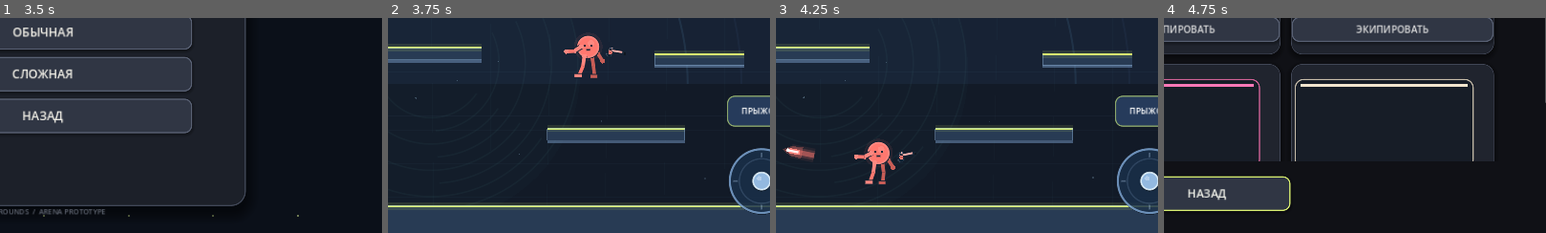
Above: before the commit, frames 1-4 (left to right).
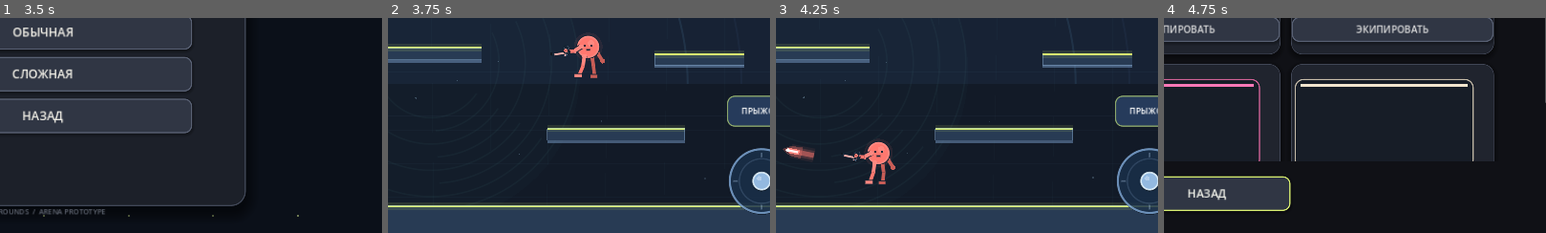
Above: after the commit, the same moments.

Repository: loslam-del/Kiwi-rounds
Game: Godot game, scene res://scenes/main.tscn
Two runs of this game, one before a commit and one after it. Both use one fixed random seed, a clock stepped at 60 frames per second and the inputs below.
Inputs:
- Up to frame 1 (3.5 s): click "ИГРАТЬ" at 0.5 s; click "ОНЛАЙН — ПОЗЖЕ" at 1.25 s; click "НАЗАД" at 2 s; click "ПРОТИВ БОТОВ" at 2.75 s
- Up to frame 2 (3.75 s): click "ЛЁГКАЯ" at 3.5 s
- Up to frame 3 (4.25 s): no input
- Up to frame 4 (4.75 s): click "СКИН: Бирюзовый" at 4.25 s
The pictures show only the part of the screen within x 44-94%, y 50-100%; the shares and areas given below are measured in that part.

Frame 1 is identical in both runs. In frame 2, 0.1% of the frame differs, in the area x 42-62%, y 12-18%; in frame 3, 0.2%, in the area x 2-36%, y 59-68%; in frame 4, nothing differs.

Commit message:
Align pistol drawing and projectile spawn for both facing directions

Diff:
--- a/scripts/player.gd
+++ b/scripts/player.gd
@@ -253,6 +253,14 @@
     var forearm_angle := arm_front_angle + elbow_front_angle
     return elbow + Vector2(sin(forearm_angle) * 13.0, cos(forearm_angle) * 13.0)
 
+func _weapon_muzzle_local() -> Vector2:
+    var hand := _weapon_hand_local()
+    var direction := aim_input.normalized()
+    if direction.length_squared() < 0.01:
+        direction = Vector2(facing, 0.0)
+    var barrel_len := 23.0 + float(weapon_level) * 3.0
+    return Vector2(hand.x * facing, hand.y) + direction * (barrel_len + 3.5)
+
 
 func apply_hit_impulse(direction: Vector2, force: float) -> void:
     var side := signf(direction.x)
@@ -340,10 +348,8 @@
     if absf(direction.x) > 0.12:
         facing = signf(direction.x)
 
-    # Spawn from the hand-held blaster muzzle, not from the fighter's chest.
-    var hand_world_offset := Vector2(_weapon_hand_local().x * facing, _weapon_hand_local().y)
-    var muzzle := hand_world_offset + direction * (26.0 + float(weapon_level) * 3.0)
-    pulse_requested.emit(global_position + muzzle, direction, pulse_force, body_color, self)
+    # Use the exact same muzzle anchor as the drawn pistol, including facing and upgrades.
+    pulse_requested.emit(global_position + _weapon_muzzle_local(), direction, pulse_force, body_color, self)
 
 func start_reload() -> void:
     if reload_timer <= 0.0 and ammo < magazine_size:
@@ -545,11 +551,13 @@
         draw_arc(center, 26.0, -PI/2.0, -PI/2.0+TAU*(1.0-reload_visual), 32, Color.WHITE, 2.2, true)
 
     # The blaster is anchored to the front hand instead of floating at the torso.
-    var local_aim := Vector2(aim_input.x * facing, aim_input.y).normalized()
-    if local_aim.length_squared() < 0.01:
-        local_aim = Vector2.RIGHT
-    var gun_origin := hand_front + local_aim * 1.5
-    draw_set_transform(gun_origin, local_aim.angle(), Vector2.ONE)
+    var weapon_direction := aim_input.normalized()
+    if weapon_direction.length_squared() < 0.01:
+        weapon_direction = Vector2(facing, 0.0)
+    # The body is mirrored for left-facing poses, but this draw transform is in
+    # node-local coordinates, so mirror only the hand anchor and keep world aim.
+    var gun_origin := Vector2(hand_front.x * facing, hand_front.y) + weapon_direction * 1.5
+    draw_set_transform(gun_origin, weapon_direction.angle(), Vector2.ONE)
     var metal := Color("#202c3b")
     var metal_light := Color("#53677d")
     var trim := body_color.lightened(0.42)
